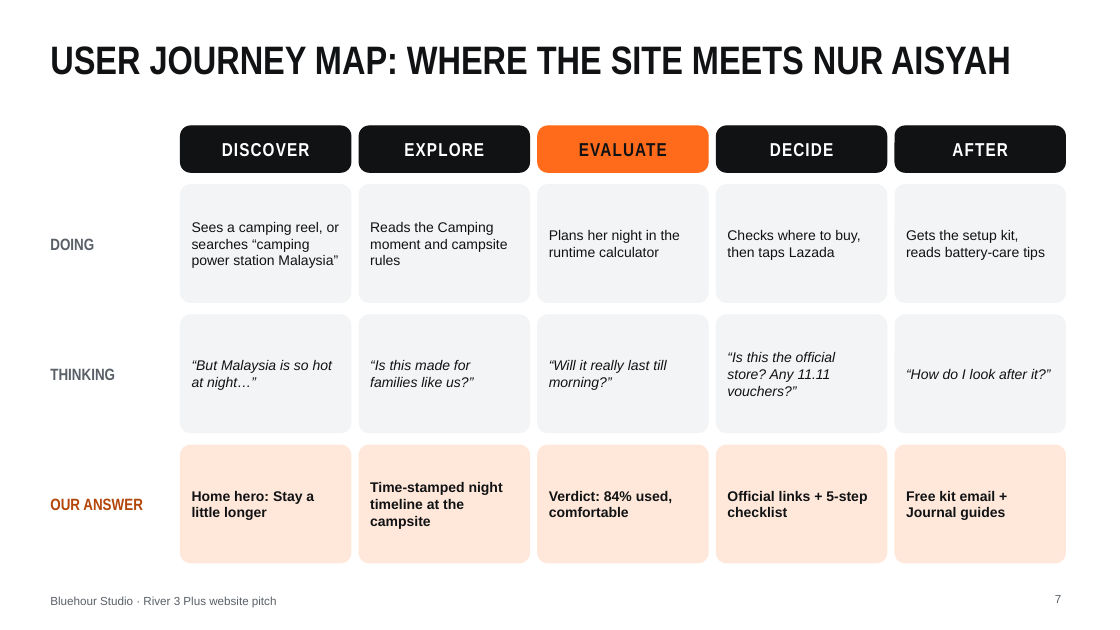
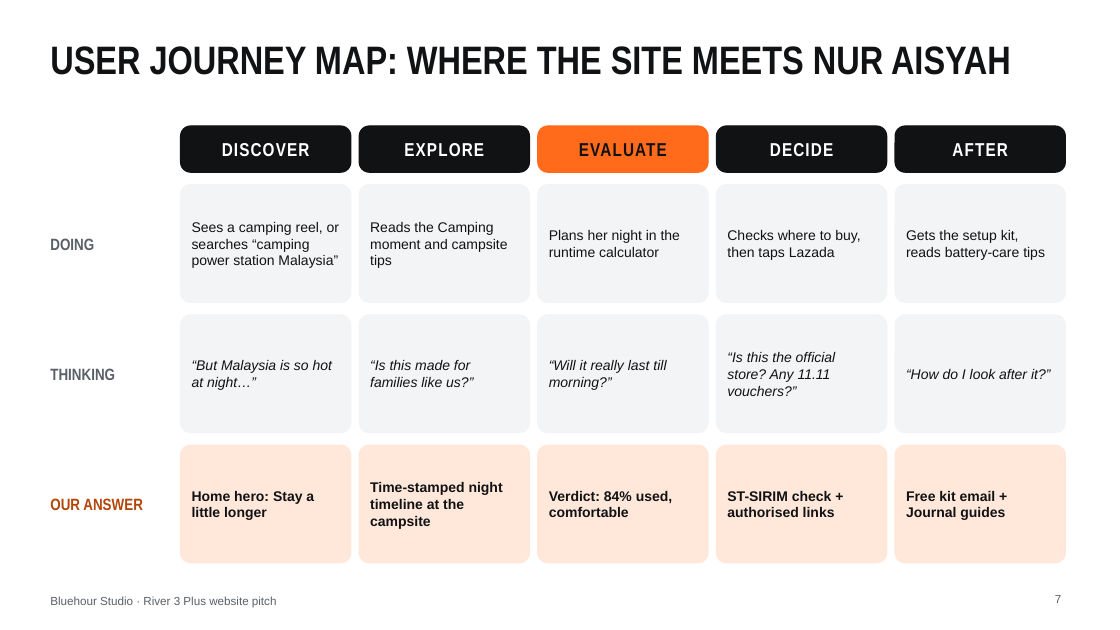
Before and after one commit to thecpinsiders/CS2024-Project-Website, a slide deck: slide 7 of Bluehour-Pitch-Deck.pptx. Drawn at 1120x630 pixels with LibreOffice and Linux fonts; fonts in the diff are those of the drawing. Boxes give left, top, right and bottom in pixels: in the first picture for what was removed or moved away, otherwise in the second. Text is boxed around its words. In the diff, an @@ line names an element or a change of style, - is before the commit and + after.

```diff
--- a/Bluehour-Pitch-Deck.pptx
+++ b/Bluehour-Pitch-Deck.pptx
@@ text at [370, 222, 508, 268]: text changed @@
-Reads the Camping moment and campsite rules
+Reads the Camping moment and campsite tips
@@ text at [727, 491, 835, 517]: text changed @@
-Official links + 5-step checklist
+ST-SIRIM check + authorised links
```
Also in this commit, not shown: 9 other slides changed, 1 slide added, 23 other files.
